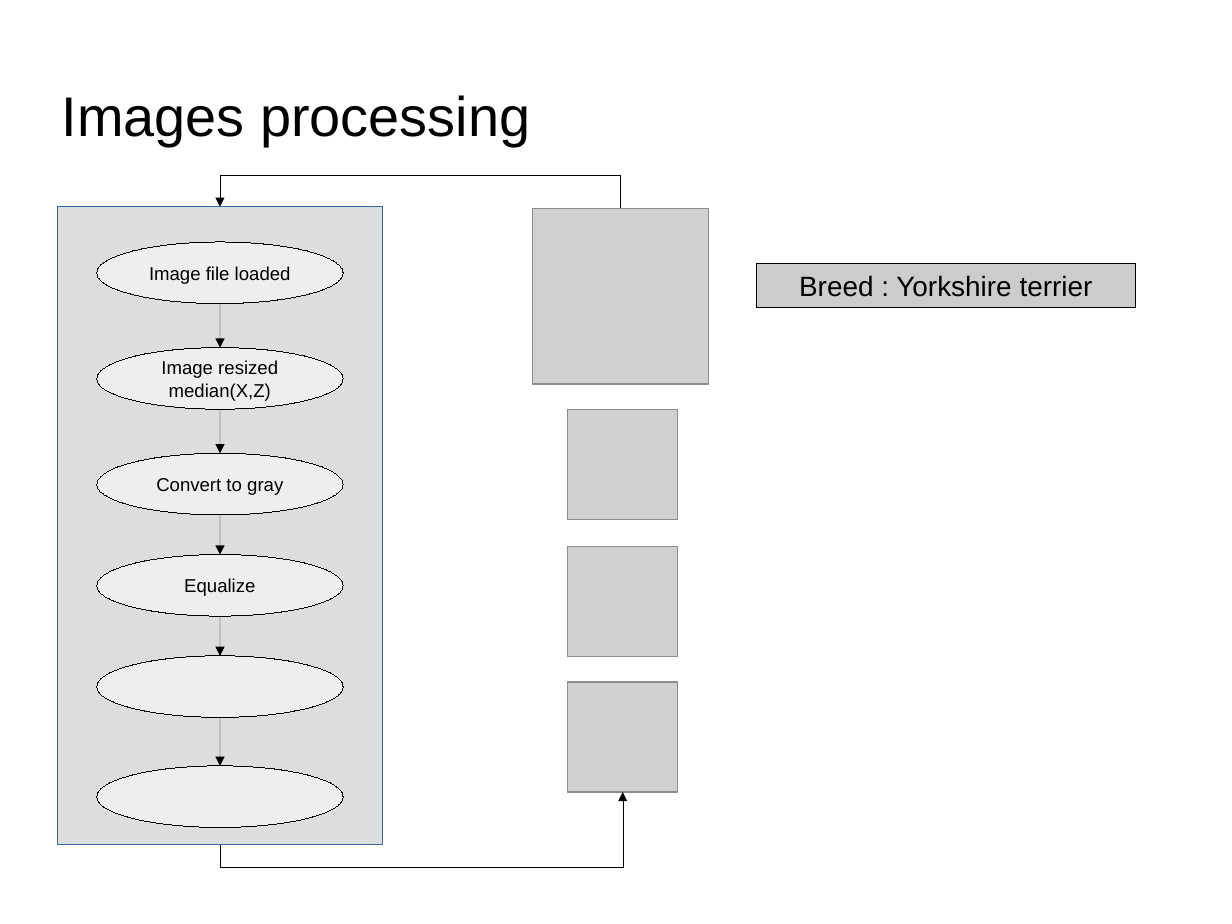
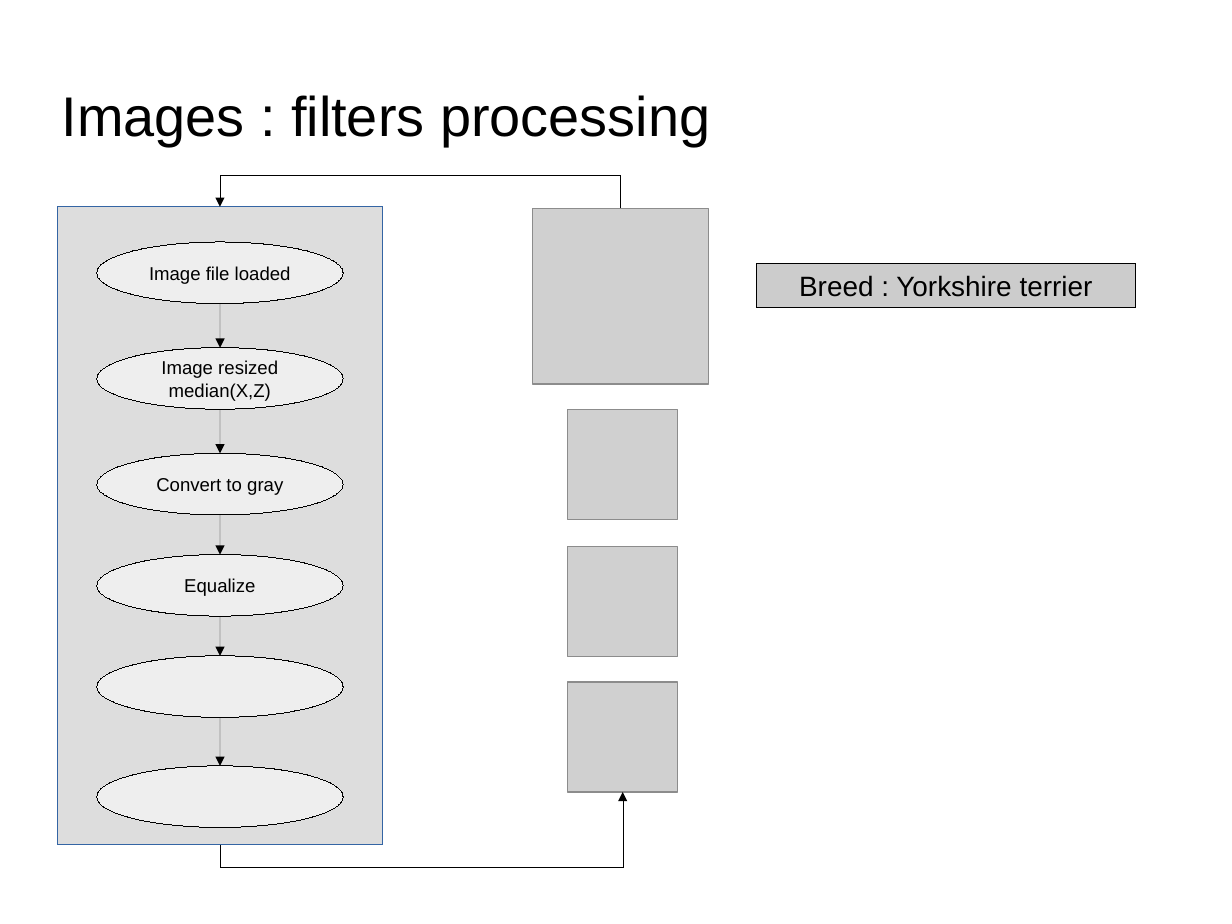
Before and after one commit to dataforcast/OC_Datascientist, a slide deck: slide 3 of P7/report/Openclassrooms_ParcoursDatascientist_P7-V1.odp. Drawn at 1232x924 pixels with LibreOffice and Linux fonts; fonts in the diff are those of the drawing; grey boxes stand for pictures; background and template pictures are left out. Boxes give left, top, right and bottom in pixels: in the first picture for what was removed or moved away, otherwise in the second. Text is boxed around its words. In the diff, an @@ line names an element or a change of style, - is before the commit and + after.

Commit message:
P7 : update with filter over SIFT descriptors based on descriptors density per splitted image

```diff
--- a/P7/report/Openclassrooms_ParcoursDatascientist_P7-V1.odp
+++ b/P7/report/Openclassrooms_ParcoursDatascientist_P7-V1.odp
@@ title at [62,95,710,146]: text changed @@
-Images processing
+Images : filters processing
```
Also in this commit, not shown: 3 other slides changed, 3 slides added, 1 slide removed, 9 other files.
